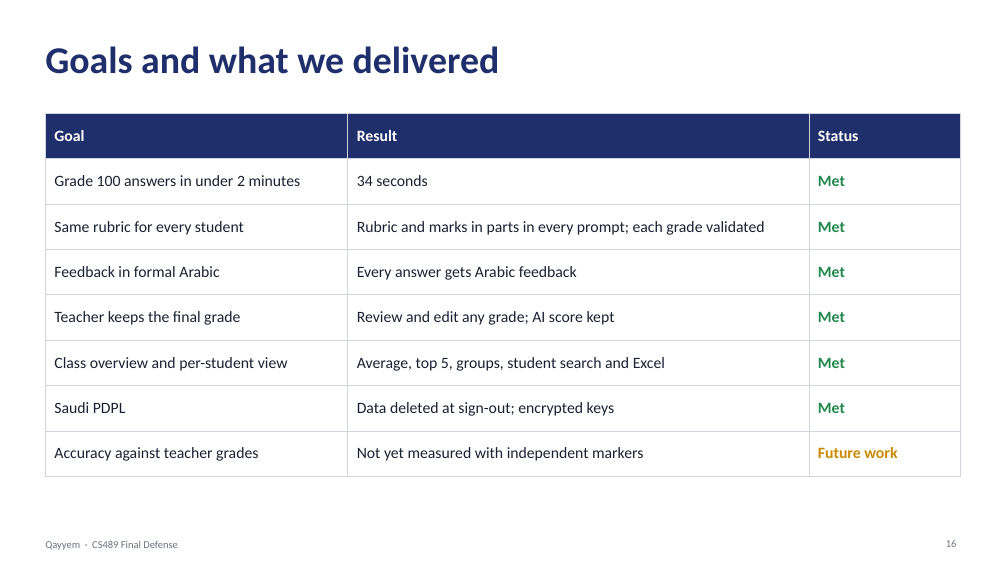
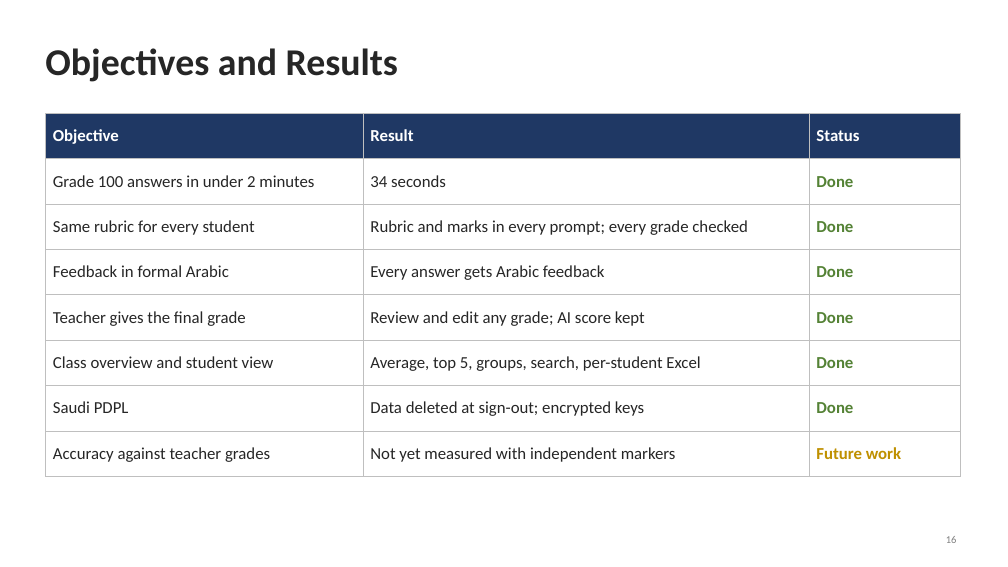
Before and after one commit to saif12ibr-pixel/qayyem, a slide deck: slide 16 of DOCUMENTS/Qayyem_Final_Defense.pptx. Drawn at 1008x567 pixels with LibreOffice and Linux fonts; fonts in the diff are those of the drawing. Boxes give left, top, right and bottom in pixels: in the first picture for what was removed or moved away, otherwise in the second. Text is boxed around its words. In the diff, an @@ line names an element or a change of style, - is before the commit and + after.

Commit message:
Use CS489 throughout and simplify the defense slides
- Report and project description refer to CS489 only
- Defense slides restyled to a plain layout

```diff
--- a/DOCUMENTS/Qayyem_Final_Defense.pptx
+++ b/DOCUMENTS/Qayyem_Final_Defense.pptx
@@ title at [45, 48, 398, 82]: text changed; text colour #1F2F6B to #262626 @@
-Goals and what we delivered
+Objectives and Results
@@ table at [45, 113, 960, 466] @@
-row 1, column 1: Goal
+row 1, column 1: Objective
-row 2, column 3: Met
+row 2, column 3: Done
-row 3, column 2: Rubric and marks in parts in every prompt; each grade validated
+row 3, column 2: Rubric and marks in every prompt; every grade checked
-row 3, column 3: Met
+row 3, column 3: Done
-row 4, column 3: Met
+row 4, column 3: Done
-row 5, column 1: Teacher keeps the final grade
+row 5, column 1: Teacher gives the final grade
-row 5, column 3: Met
+row 5, column 3: Done
-row 6: Class overview and per-student view | Average, top 5, groups, student search and Excel | Met
+row 6: Class overview and student view | Average, top 5, groups, search, per-student Excel | Done
-row 7, column 3: Met
+row 7, column 3: Done
@@ fill #1F2F6B to #1F3864 in row 1 @@
@@ fill #FFFFFF to none in 21 cells @@
@@ size 15 to 16 pt in "Result", "Status", "Grade 100 answers in under 2 minutes", "34 seconds" and 9 more places @@
@@ text colour #1B2033 to #262626 in "Grade 100 answers in under 2 minutes", "34 seconds", "Same rubric for every student", "Feedback in formal Arabic" and 6 more places @@
@@ text colour #C98A00 to #BF9000 in "Future work" @@
@@ borders changed @@
@@ page number at [946, 536, 957, 543]: text colour #6B7280 to #7F7F7F @@
@@ text removed at [45, 541, 177, 550] @@
-Qayyem · CS489 Final Defense
```
Also in this commit, not shown: 17 other slides changed, 3 other files.
